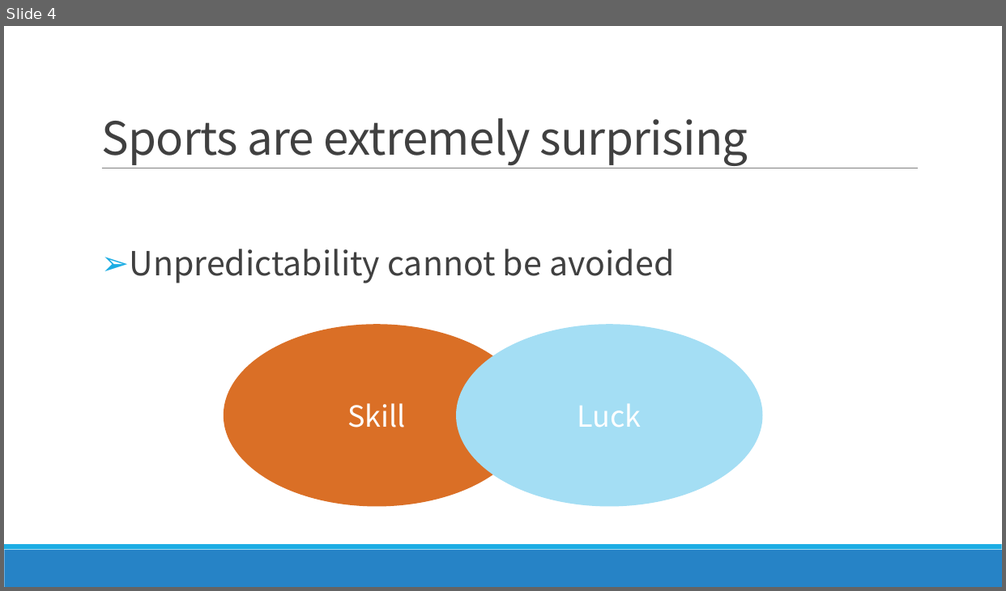
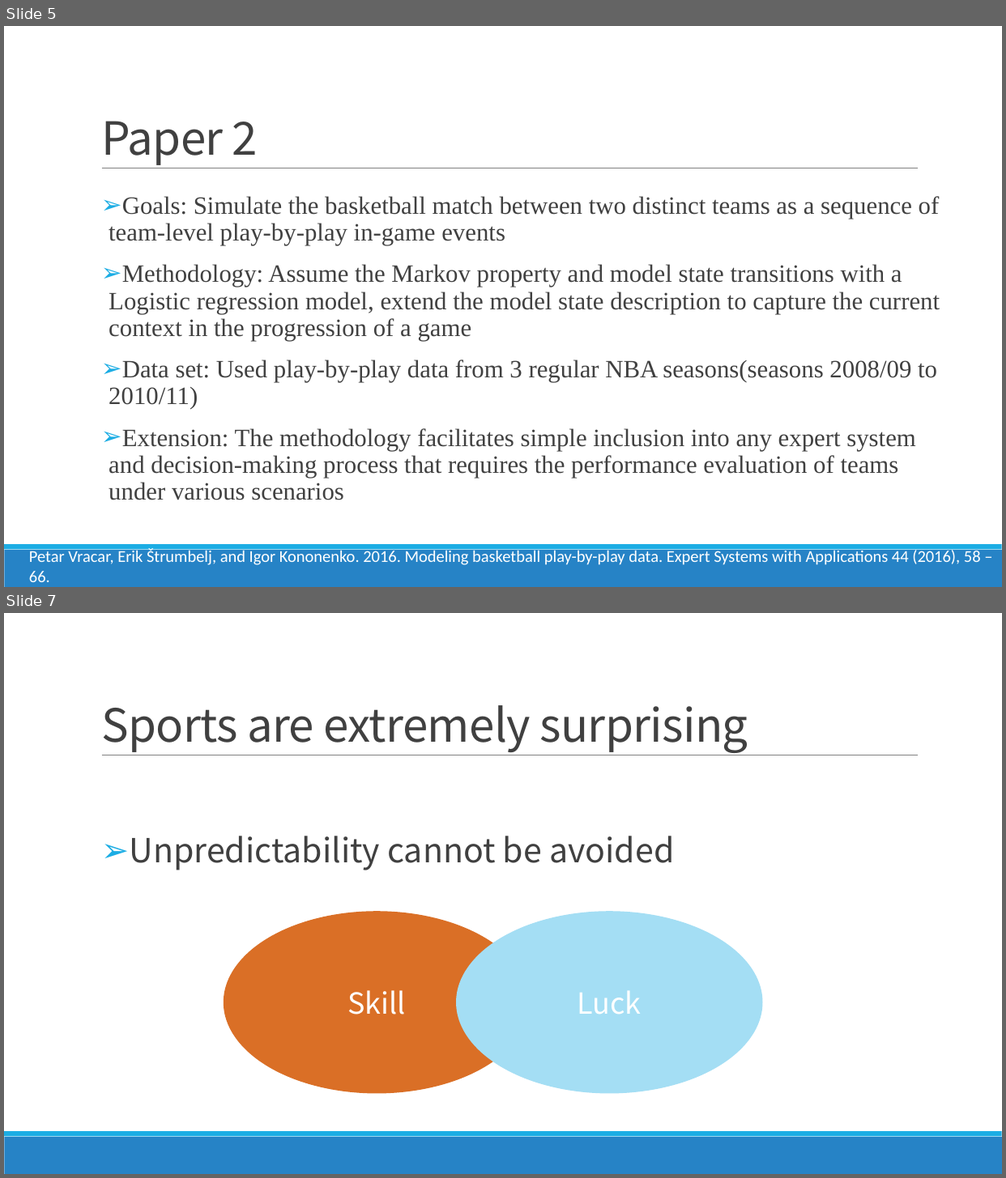
Before and after one commit to FindNorthStar/DataMining, a slide deck: homework_1/Luck is Hard to Beat The Difficulty of Sports Prediction.pptx. Shown one above the other, each under a label of ours: slide 4 before the commit, slides 5 and 7 after it; the slides between them are not shown. The pictures are 1006x591 and 1006x1178 pixels, drawn with LibreOffice and Linux fonts; fonts in the diff are those of the drawing. Boxes give left, top, right and bottom in pixels: in the first picture for what was removed or moved away, otherwise in the second. Text is boxed around its words. In the diff, an @@ line names an element or a change of style, - is before the commit and + after.

Commit message:
Update the ppt (Paper1 & Paper 2)

```diff
--- a/homework_1/Luck is Hard to Beat The Difficulty of Sports Prediction.pptx
+++ b/homework_1/Luck is Hard to Beat The Difficulty of Sports Prediction.pptx
@@ slide 5 added at <box>4,26,1002,587</box>, background #FFFFFF; not listed: 3 template elements that a slide beside it also shows @@
@@ title added at <box>101,121,258,165</box>, 44 pt, text #404040 @@
+Paper 2
@@ text added at <box>108,196,940,501</box>, 24 pt, text #404040 @@
+➢ Goals: Simulate the basketball match between two distinct teams as a sequence of team-level play-by-play in-game events
+➢ Methodology: Assume the Markov property and model state transitions with a Logistic regression model, extend the model state description to capture the current context in the progression of a game
+➢ Data set: Used play-by-play data from 3 regular NBA seasons(seasons 2008/09 to 2010/11)
+➢ Extension: The methodology facilitates simple inclusion into any expert system and decision-making process that requires the performance evaluation of teams under various scenarios
@@ text added at <box>29,548,981,582</box>, 16 pt, text #FFFFFF @@
+Petar Vracar, Erik Štrumbelj, and Igor Kononenko. 2016. Modeling basketball play-by-play data. Expert Systems with Applications 44 (2016), 58 – 66.
@@ what was slide 4 is now slide 7 @@
```
Also in this commit, not shown: 1 slide changed, 4 other slides added, 2 slides removed.
